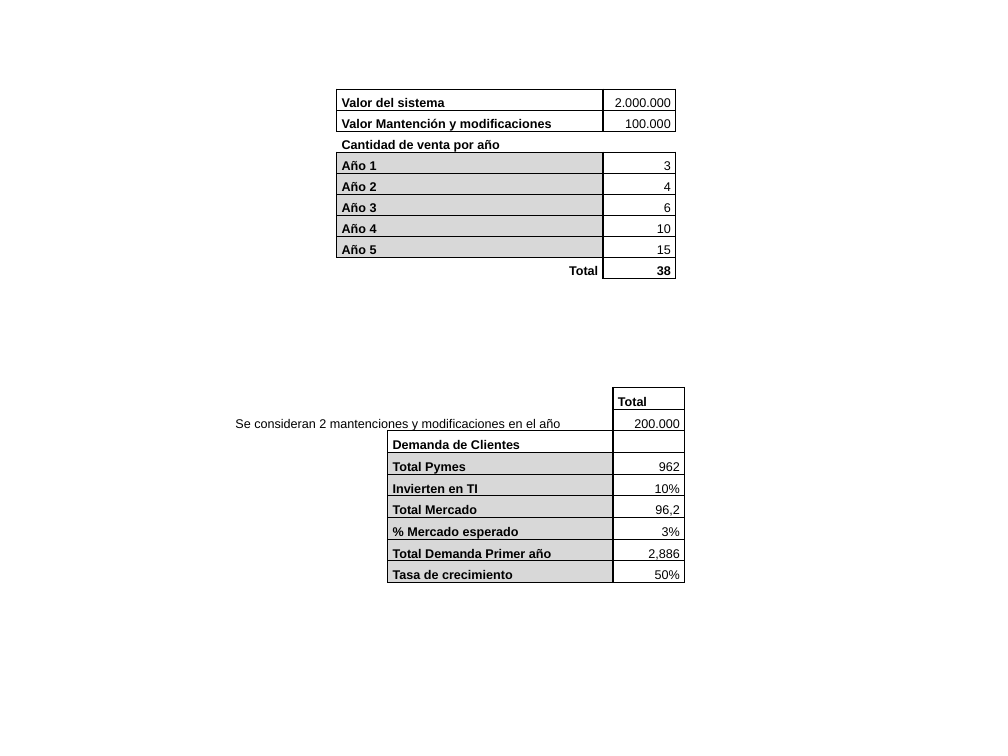
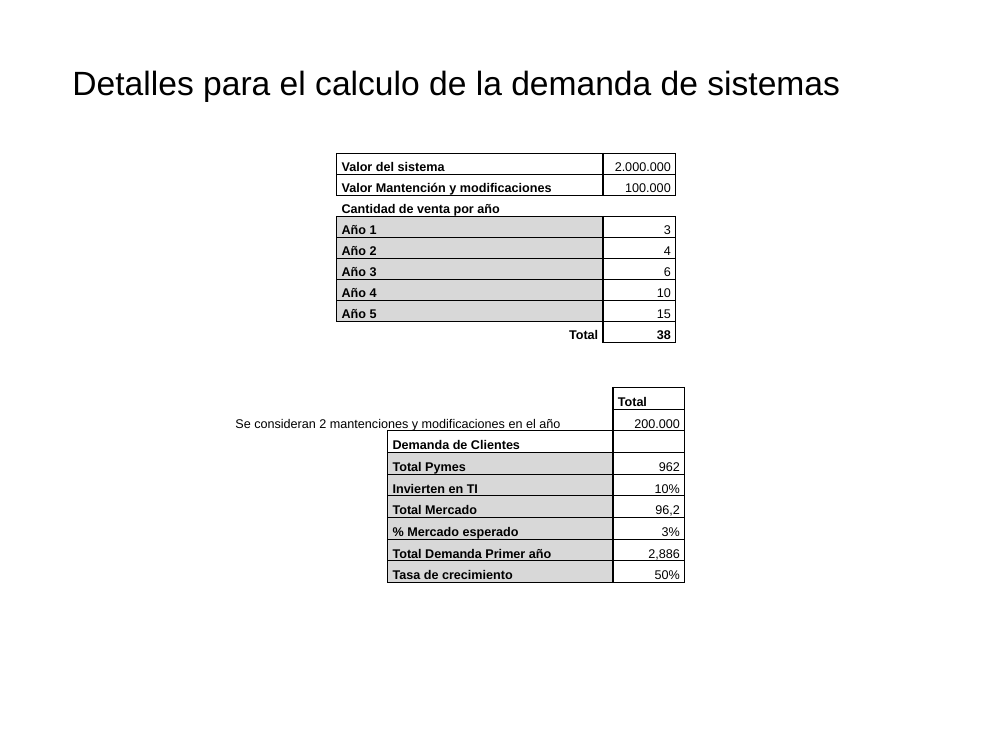
Before and after one commit to saburto/sigset, a slide deck: slide 3 of sigset/documentos/Documentos finales/PresentacionFlujocaja.pptx. Drawn at 1008x756 pixels with LibreOffice and Linux fonts; fonts in the diff are those of the drawing; background and template pictures are left out. Boxes give left, top, right and bottom in pixels: in the first picture for what was removed or moved away, otherwise in the second. Text is boxed around its words. In the diff, an @@ line names an element or a change of style, - is before the commit and + after.

```diff
--- a/sigset/documentos/Documentos finales/PresentacionFlujocaja.pptx
+++ b/sigset/documentos/Documentos finales/PresentacionFlujocaja.pptx
@@ text added at (72, 70, 840, 102), 24 pt, text #000000 @@
+Detalles para el calculo de la demanda de sistemas
@@ table: place and size @@
-table at (337, 68, 671, 280)
+table at (337, 132, 671, 345)
```
Also in this commit, not shown: 5 other slides changed.
